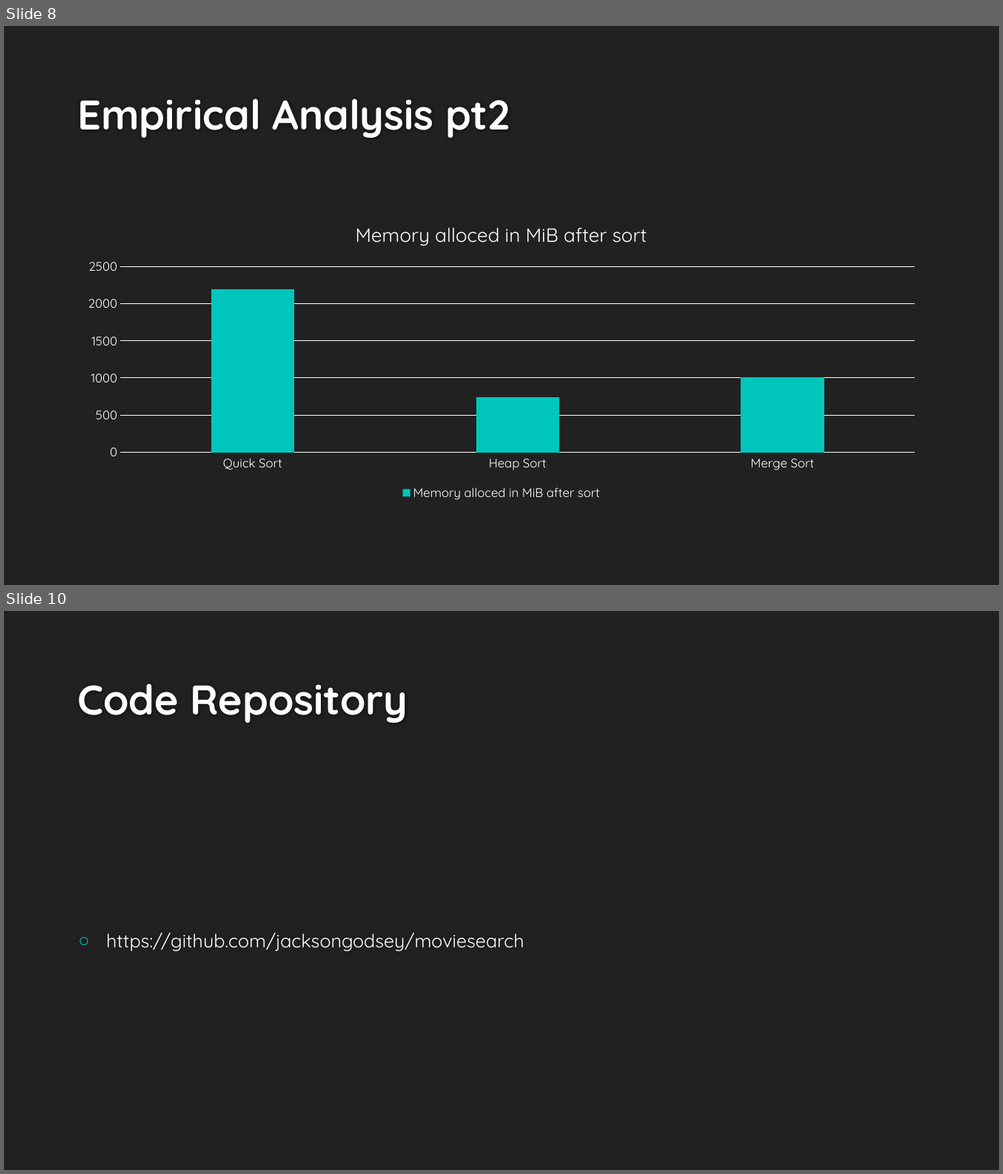
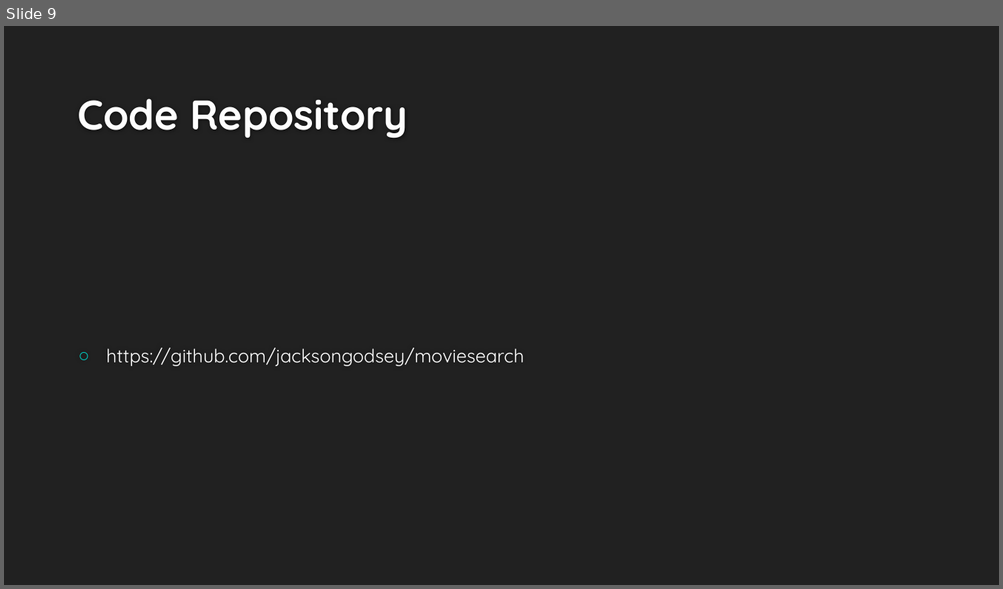
Before and after one commit to jacksongodsey/moviesearch, a slide deck: GROUP.pptx. Shown one above the other, each under a label of ours: slides 8 and 10 before the commit, slide 9 after it; the slides between them are not shown. The pictures are 1003x1174 and 1003x589 pixels, drawn with LibreOffice and Linux fonts; fonts in the diff are those of the drawing; background and template pictures are left out. Boxes give left, top, right and bottom in pixels: in the first picture for what was removed or moved away, otherwise in the second. Text is boxed around its words. In the diff, an @@ line names an element or a change of style, - is before the commit and + after.

```diff
--- a/GROUP.pptx
+++ b/GROUP.pptx
@@ slide 8 removed at bbox=[4, 26, 999, 585], background #212121 @@
@@ title removed at bbox=[77, 99, 510, 138] @@
-Empirical Analysis pt2
@@ column chart removed at bbox=[71, 207, 932, 504] @@
-title "Memory alloced in MiB after sort"
-categories: Quick Sort, Heap Sort, Merge Sort
-Memory alloced in MiB after sort: 2190, 740, 1010
@@ what was slide 10 is now slide 9 @@
```
Also in this commit, not shown: 6 slides changed, 1 slide added, 1 other slide removed, 1 other file.
